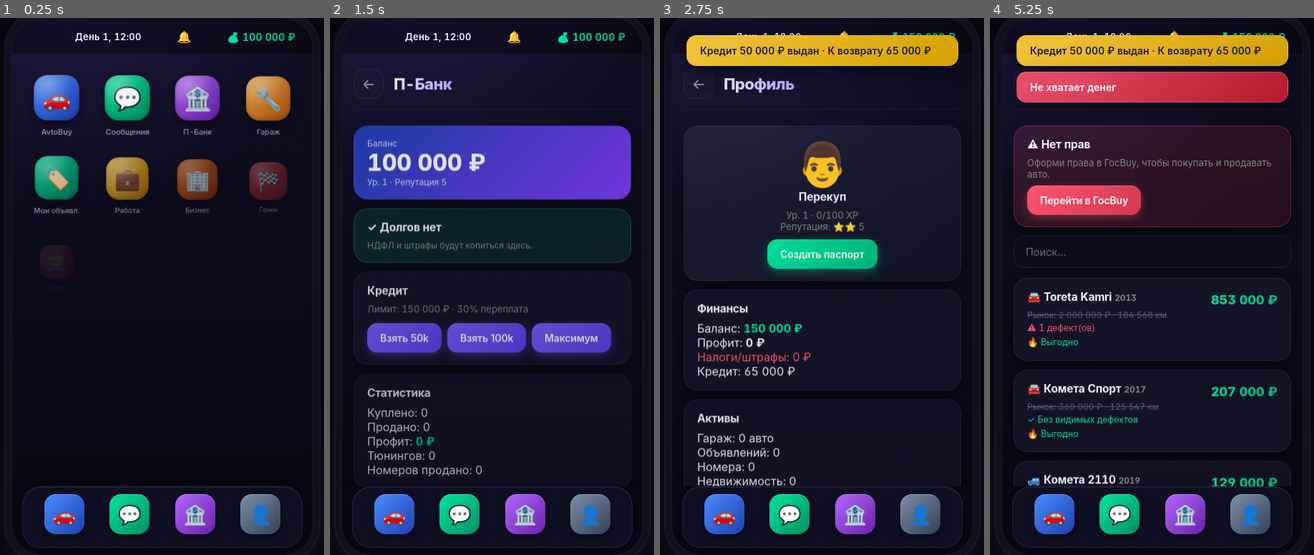
Above: before the commit, frames 1-4 (left to right).
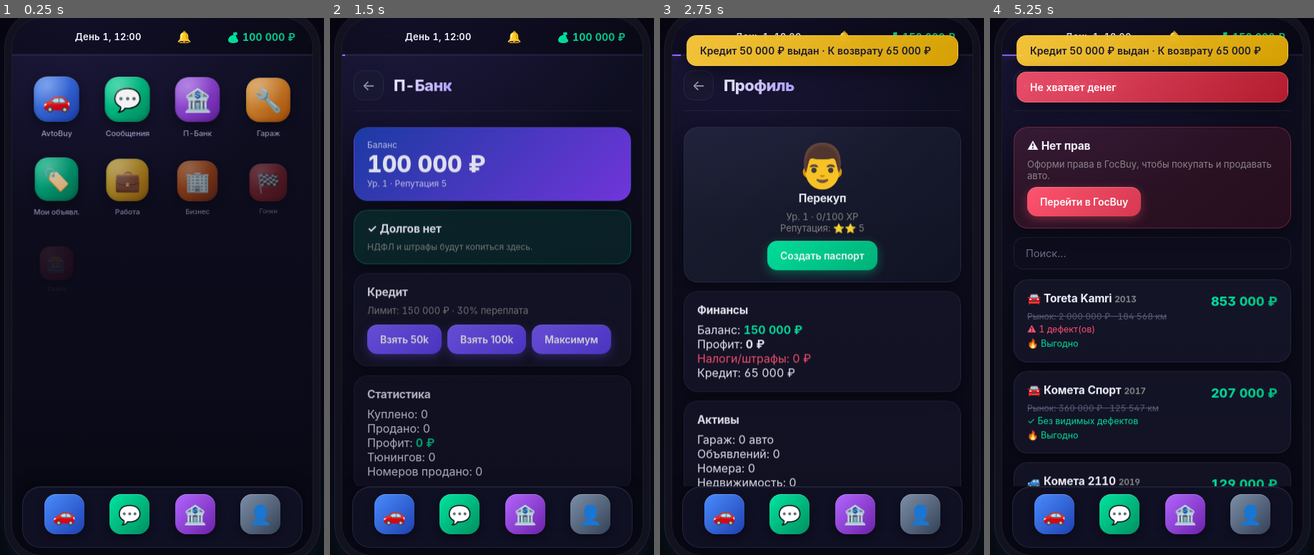
Above: after the commit, the same moments.

Repository: 18Danil-Danil/PEREKUP-IGRA-SANYA
Page: browser page index.html
Two runs of this page, one before a commit and one after it. Both use one fixed random seed, a clock stepped at 60 frames per second and the inputs below.
Inputs (mouse positions are in pixels of both pictures, inside the frame that each line leads up to; where the layout moved, square brackets give the same spot in the first picture):
- Up to frame 1 (0.25 s): no input
- Up to frame 2 (1.5 s): click (492, 307) at 0.27 s; click (492, 340) at 1.07 s; click (524, 512) at 1.27 s
- Up to frame 3 (2.75 s): click (763, 232) at 1.67 s; click "Взять 50k" at 1.87 s; click (883, 205) at 2.27 s; click (919, 512) at 2.47 s
- Up to frame 4 (5.25 s): click (1197, 420) at 2.87 s; click (1028, 87) [1028, 82] at 3.07 s; click (1083, 431) [1083, 426] at 3.47 s; click (1187, 184) at 3.67 s; click (1152, 205) at 4.07 s; click "Купить" at 4.27 s; click (1242, 361) at 4.67 s; click (1054, 512) at 4.87 s

The runs differ from the first frame. In frame 1, 2.2% of the frame differs, in the area x 10-90%, y 10-43%; in frame 2, 4.9%; in frame 3, 3.9%; in frame 4, 5.5%, in the area x 3-93%, y 6-88%.

Commit message:
Update ui.js

Diff:
--- a/js/ui.js
+++ b/js/ui.js
@@ -39,6 +39,7 @@
     this._installRipple();
     this._installScreenObserver();
     this._installToast();
+    this._startHourProgress();
 
     if (!Game.state.tutorialShown) {
       setTimeout(() => this.open('tutorial'), 400);
@@ -64,6 +65,16 @@
         display:none; box-shadow:0 0 8px rgba(255,84,112,.6);
       }
       #bell-badge.show { display:inline-block; }
+      #hour-bar {
+        height:2px; background:rgba(150,150,230,.1);
+        position:relative; z-index:19;
+      }
+      #hour-progress {
+        height:100%; width:0%;
+        background:linear-gradient(90deg,#7c5cff,#a28bff);
+        transition:width 1s linear;
+        box-shadow:0 0 8px rgba(124,92,255,.6);
+      }
     `;
     document.head.appendChild(style);
 
@@ -85,6 +96,24 @@
       const money = document.getElementById('money');
       sb.insertBefore(bell, money);
     }
+
+    // Прогресс-бар часа под статусбаром
+    if (!document.getElementById('hour-bar')) {
+      const bar = document.createElement('div');
+      bar.id = 'hour-bar';
+      bar.innerHTML = '<div id="hour-progress"></div>';
+      sb.parentNode.insertBefore(bar, sb.nextSibling);
+    }
+  },
+
+  _startHourProgress() {
+    setInterval(() => {
+      const bar = document.getElementById('hour-progress');
+      if (!bar) return;
+      const elapsed = Date.now() - (Game.lastTickAt || Date.now());
+      const pct = Math.min(100, (elapsed / 60000) * 100);
+      bar.style.width = pct + '%';
+    }, 1000);
   },
 
   updateStatus() {
